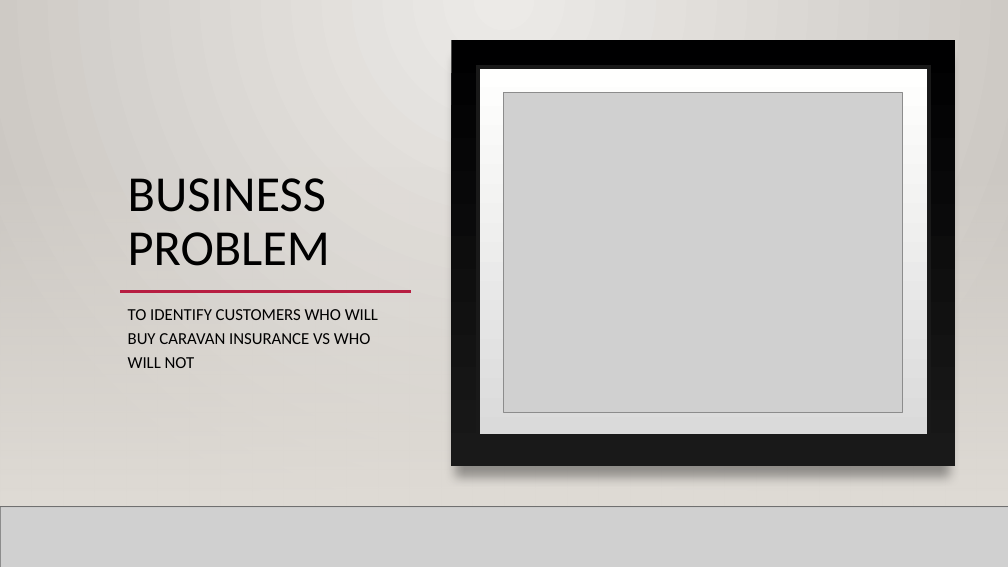
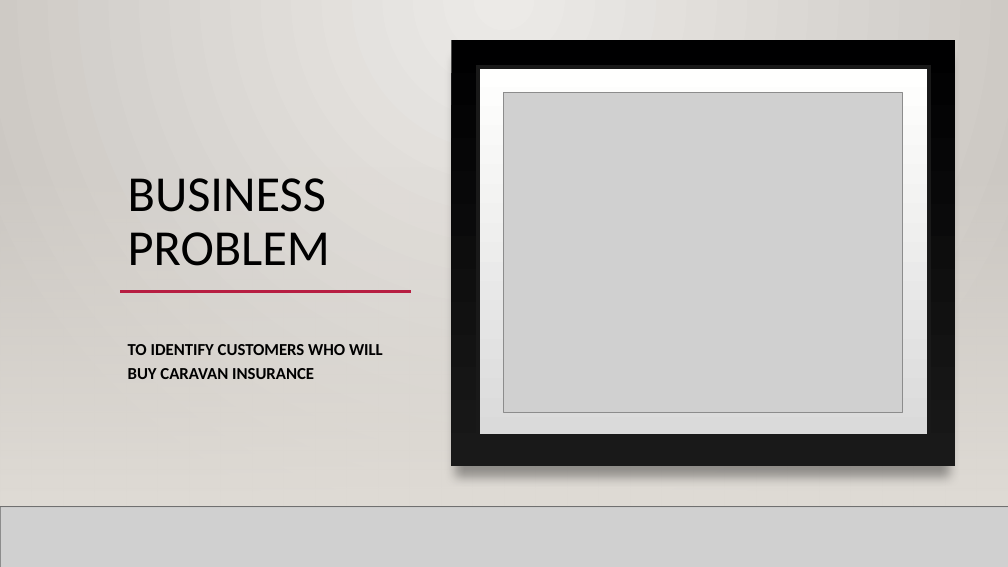
Before and after one commit to karimkhamwani/data-mining, a slide deck: slide 2 of Caravan.pptx. Drawn at 1008x567 pixels with LibreOffice and Linux fonts; fonts in the diff are those of the drawing; grey boxes stand for pictures; background and template pictures are left out. Boxes give left, top, right and bottom in pixels: in the first picture for what was removed or moved away, otherwise in the second. Text is boxed around its words. In the diff, an @@ line names an element or a change of style, - is before the commit and + after.

```diff
--- a/Caravan.pptx
+++ b/Caravan.pptx
@@ text "TO IDENTIFY CUSTOMERS WHO WILL ..." at bbox=[128, 344, 383, 379]: vertical alignment top to middle @@
@@ text at bbox=[128, 344, 383, 379]: text changed; bold on @@
-TO IDENTIFY CUSTOMERS WHO WILL BUY CARAVAN INSURANCE VS WHO WILL NOT
+TO IDENTIFY CUSTOMERS WHO WILL BUY CARAVAN INSURANCE
```
Also in this commit, not shown: 9 other slides changed, 4 slides added, 2 slides removed.
